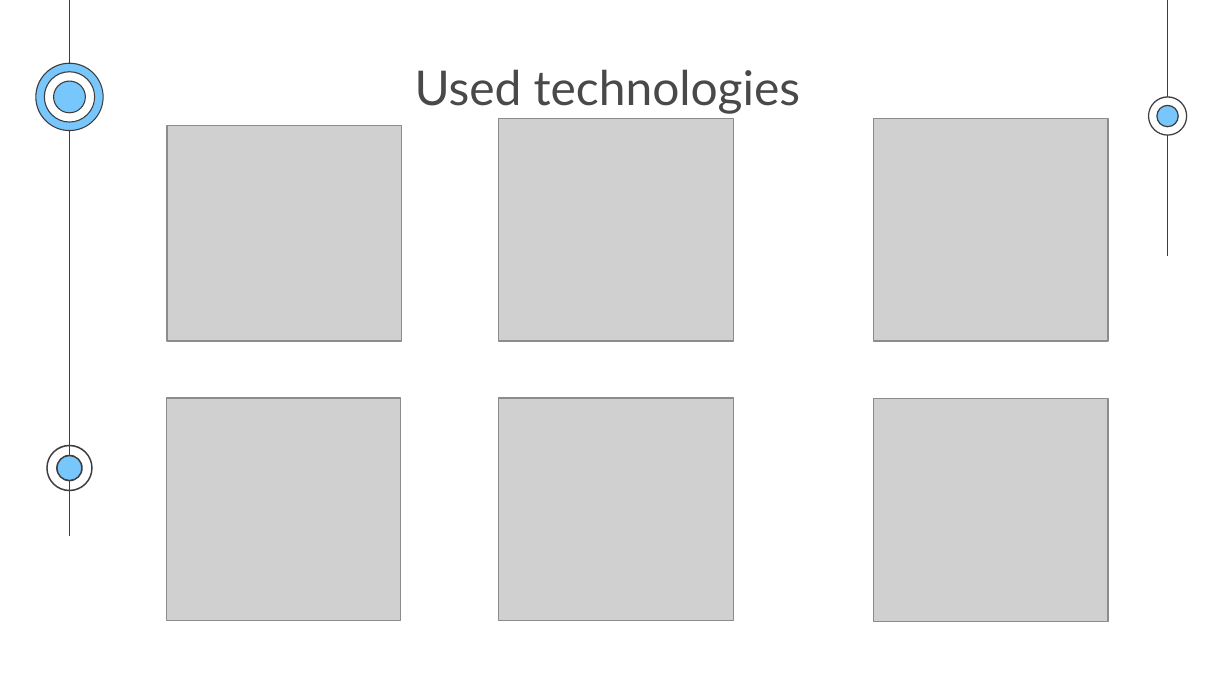
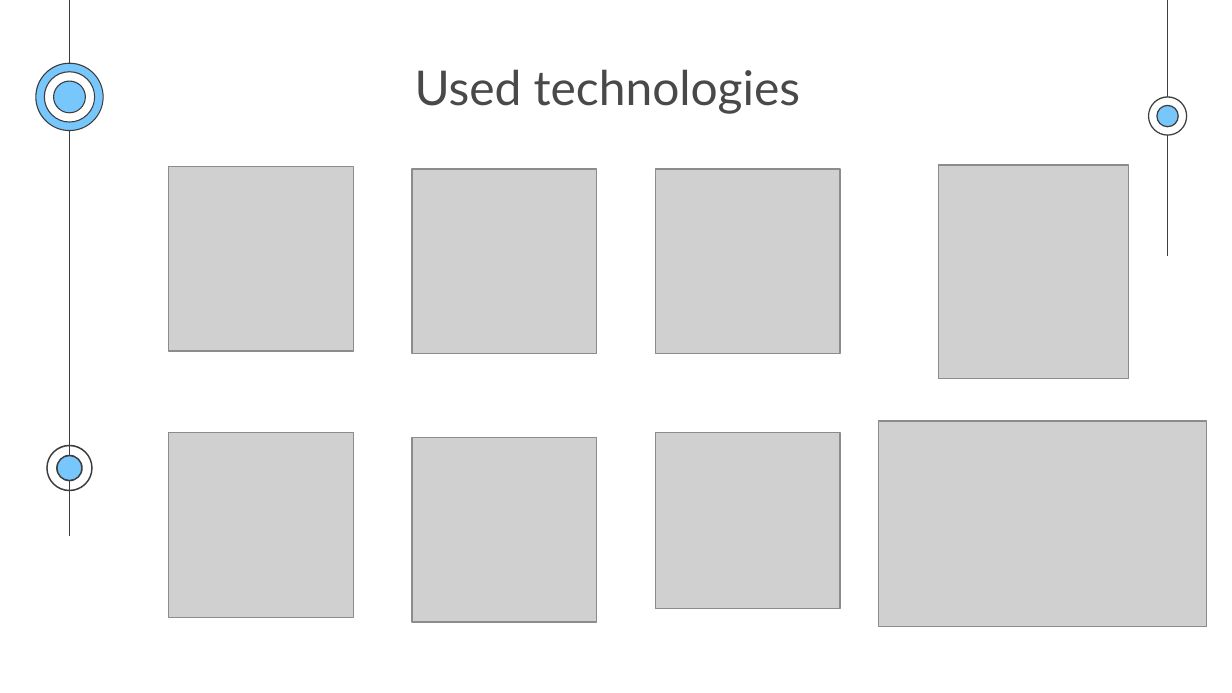
Before and after one commit to ADAtanasov21/Business-planers, a slide deck: slide 6 of docs/Presentation.pptx. Drawn at 1232x693 pixels with LibreOffice and Linux fonts; fonts in the diff are those of the drawing; grey boxes stand for pictures. Boxes give left, top, right and bottom in pixels: in the first picture for what was removed or moved away, otherwise in the second. Text is boxed around its words. In the diff, an @@ line names an element or a change of style, - is before the commit and + after.

Commit message:
Improve presentation

```diff
--- a/docs/Presentation.pptx
+++ b/docs/Presentation.pptx
@@ picture: place and size @@
-picture at bbox=[166, 126, 400, 341]
+picture at bbox=[169, 166, 354, 351]
@@ picture: place and size @@
-picture at bbox=[499, 118, 733, 341]
+picture at bbox=[411, 169, 596, 354]
@@ picture: place and size @@
-picture at bbox=[873, 118, 1108, 341]
+picture at bbox=[655, 169, 840, 354]
@@ picture added at bbox=[939, 165, 1129, 379] @@
@@ picture: place and size @@
-picture at bbox=[166, 398, 400, 621]
+picture at bbox=[169, 432, 354, 617]
@@ picture: place and size @@
-picture at bbox=[499, 398, 733, 621]
+picture at bbox=[411, 437, 596, 622]
@@ picture: place and size @@
-picture at bbox=[873, 399, 1108, 622]
+picture at bbox=[655, 432, 840, 607]
@@ picture added at bbox=[878, 421, 1206, 627] @@
```
